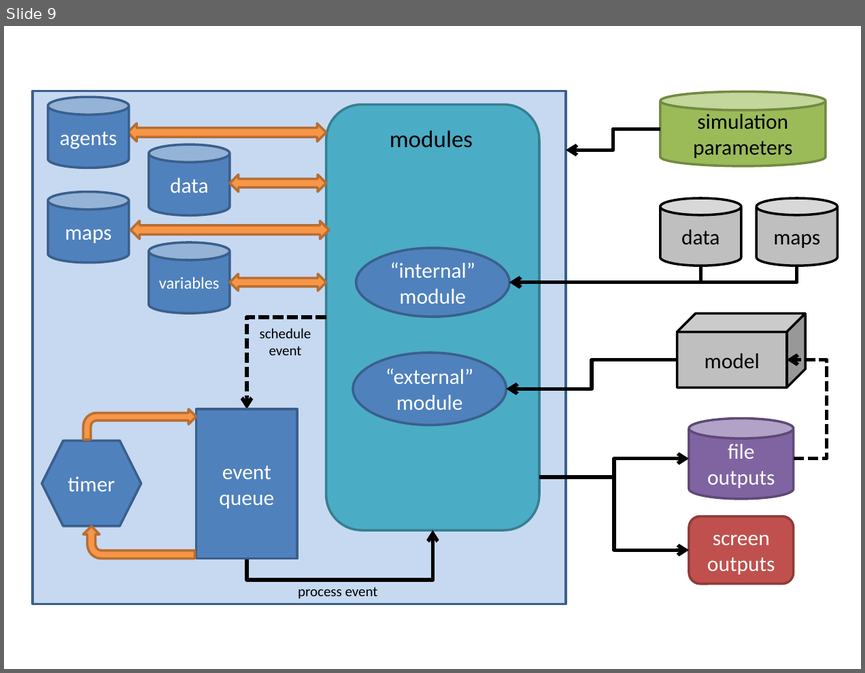
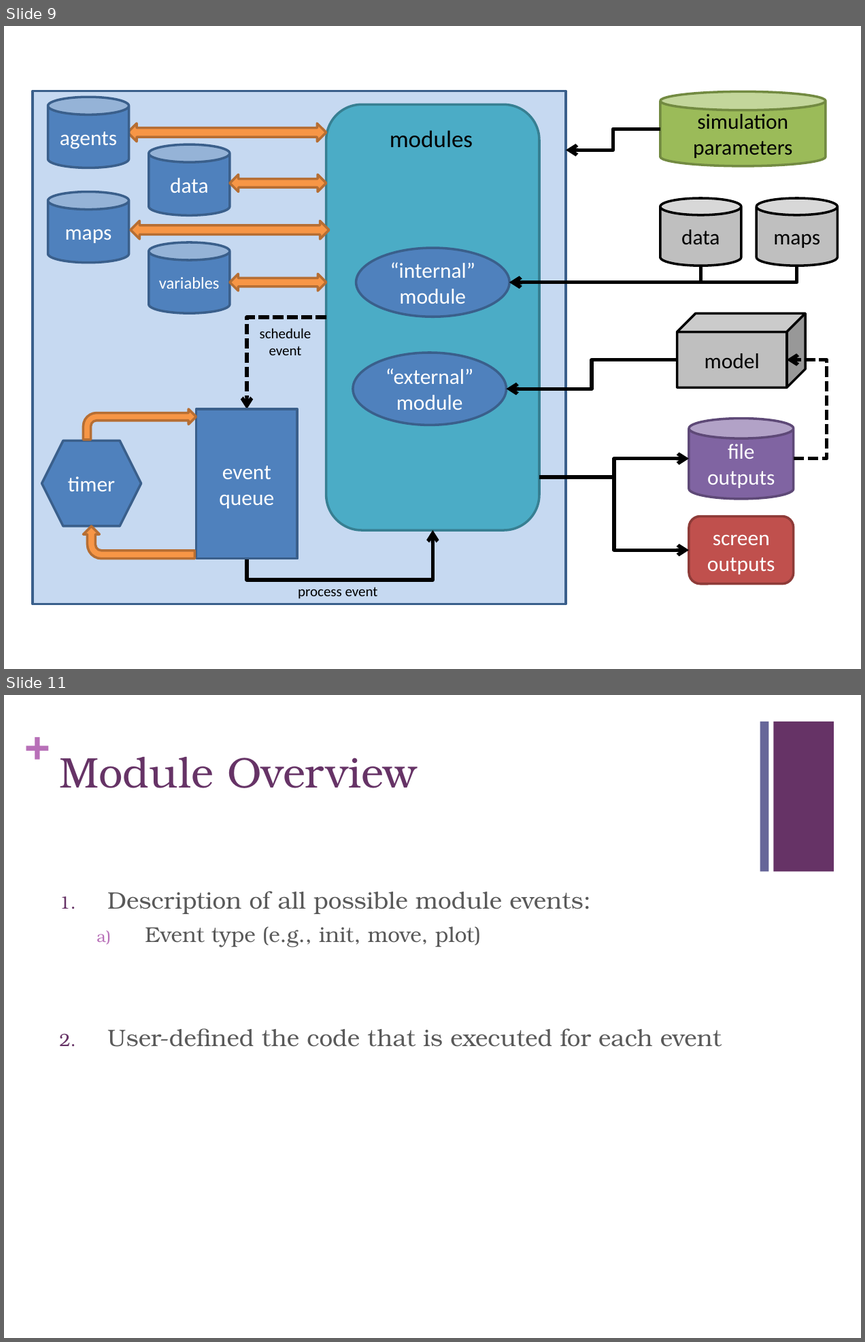
Before and after one commit to PredictiveEcology/SpaDES, a slide deck: development/SpaDES – Spatial Discrete Event Simulation.pptx. Shown one above the other, each under a label of ours: slide 9 before the commit, slides 9 and 11 after it; the slides between them are not shown. The pictures are 865x673 and 865x1342 pixels, drawn with LibreOffice and Linux fonts; fonts in the diff are those of the drawing. Boxes give left, top, right and bottom in pixels: in the first picture for what was removed or moved away, otherwise in the second. Text is boxed around its words. In the diff, an @@ line names an element or a change of style, - is before the commit and + after.

```diff
--- a/development/SpaDES – Spatial Discrete Event Simulation.pptx
+++ b/development/SpaDES – Spatial Discrete Event Simulation.pptx
@@ slide 11 added at (4, 695, 861, 1338), background #FFFFFF @@
@@ text added at (24, 717, 50, 768), 36 pt, text #B870B8, bold @@
++
@@ rectangle added at (759, 722, 768, 872), fill #666699 @@
@@ rectangle added at (773, 722, 834, 872), fill #663366 @@
@@ title added at (59, 757, 416, 788), 36 pt, text #663366 @@
+Module Overview
@@ text added at (107, 891, 721, 1047), 20 pt, text #595959 @@
+1. Description of all possible module events:
+  a) Event type (e.g., init, move, plot)
+2. User-defined the code that is executed for each event
```
Also in this commit, not shown: 8 slides changed, 1 other slide added.
